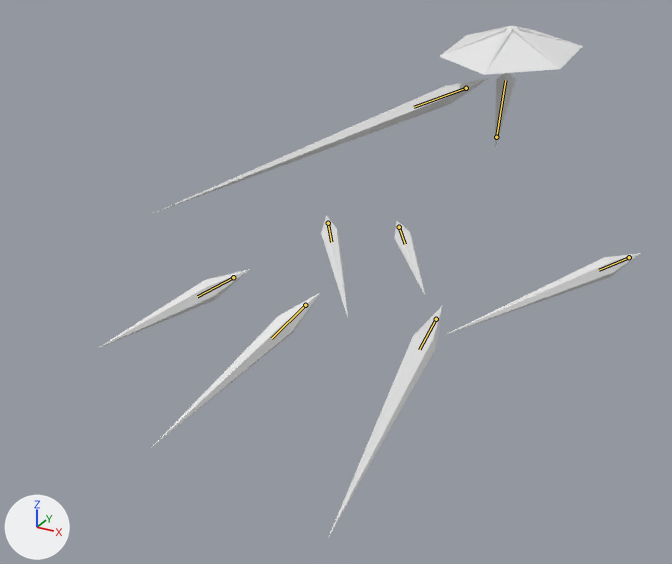
Renders of the glTF model glb_imports/ClarityDressShards.glb from each side of a commit.
Both versions are drawn from a 50 mm lens placed at (29.9, -87.8, 28.7), pointed at (-7.6, -19.7, -5.4). Lighting does not change. The marker at lower left points along +X, +Y and +Z. The picture after the commit comes second. Both versions are drawn at frame 49 of the action 'TripleShardSequence1'; the numbers are the values there. The bones that change, and the others that lie on the model, are drawn over the model as lines.

In view in the first picture: 'Arm', 'BackLeft', 'BackRight', 'FrontLeft', 'FrontRight', 'Hat', 'MiddleLeft', 'MiddleRight' and 1 more.
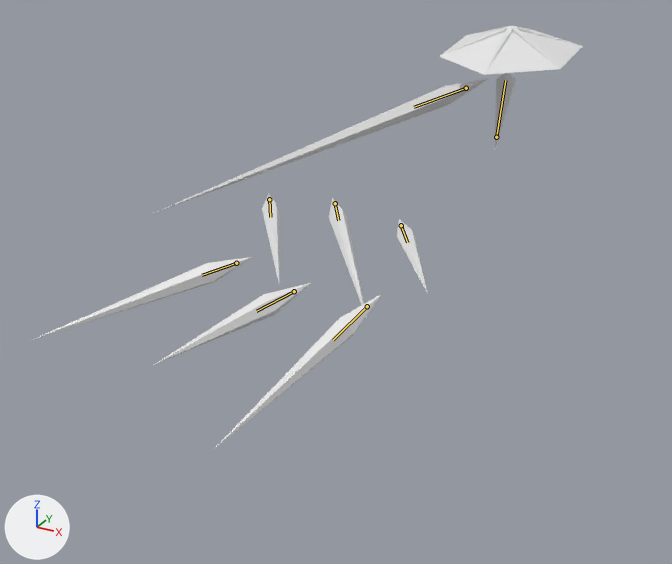
What the commit changed:
Bone 'Middle.L' (bone_middle_l) moves from (10.73, 3.36, 27.42) to (6.33, 4.7, 25.22).
Bone 'Front.L' (bone_front_l) moves from (12.46, 4.9, -1.04) to (12.46, 4.76, -1.58).
Bone 'Back.L' (bone_back_l) moves from (-11.06, 8.65, 7.03) to (20.17, 0.96, 4.07).
Bone 'Back.L' (bone_back_l) turns from (62, 35, -55) to (111, -22, -61) degrees about its own x, y and z.
Bone 'Middle.R' (bone_middle_r) moves from (10.15, 11.25, 5.63) to (19.38, 14.05, 2.03).
Bone 'Front.R' (bone_front_r) moves from (10.6, 14.48, 21.27) to (4.66, 12.92, 21.69).
Bone 'Back.R' (bone_back_r) moves from (-7.81, -4.6, 28.46) to (11.75, 0.85, 28.14).
Bone 'Back.R' (bone_back_r) turns from (97, -4, -95) to (40, -20, -77) degrees about its own x, y and z.

What differs and where, as boxes [x1, y1, x2, y2] in the pictures (672 x 564 px):
'BackRight', posed (92% wider, 64% shorter): before [328, 306, 442, 538]; after [32, 257, 252, 340]
'MiddleLeft', posed: before [151, 293, 320, 448]; after [213, 294, 381, 450]
'FrontRight', posed: before [99, 269, 250, 348]; after [154, 283, 310, 365]
'BackLeft', posed (80% narrower, 46% taller): before [445, 253, 641, 335]; after [329, 198, 367, 318]
'MiddleRight', posed (36% narrower, 13% shorter): before [321, 215, 348, 318]; after [262, 193, 279, 282]
'FrontLeft', posed: before [394, 221, 425, 295]; after [397, 219, 428, 294]
bone 'Middle.L', root to tip: before (305, 305) to (271, 338); after (367, 306) to (333, 340)
bone 'Front.L', root to tip: before (399, 227) to (405, 244); after (401, 225) to (407, 242)
bone 'Back.L', root to tip: before (629, 257) to (599, 270); after (335, 203) to (338, 220)
bone 'Middle.R', root to tip: before (328, 223) to (331, 242); after (269, 199) to (270, 217)
bone 'Front.R', root to tip: before (233, 277) to (197, 296); after (294, 291) to (256, 311)
bone 'Back.R', root to tip: before (436, 319) to (419, 349); after (236, 263) to (202, 275)
